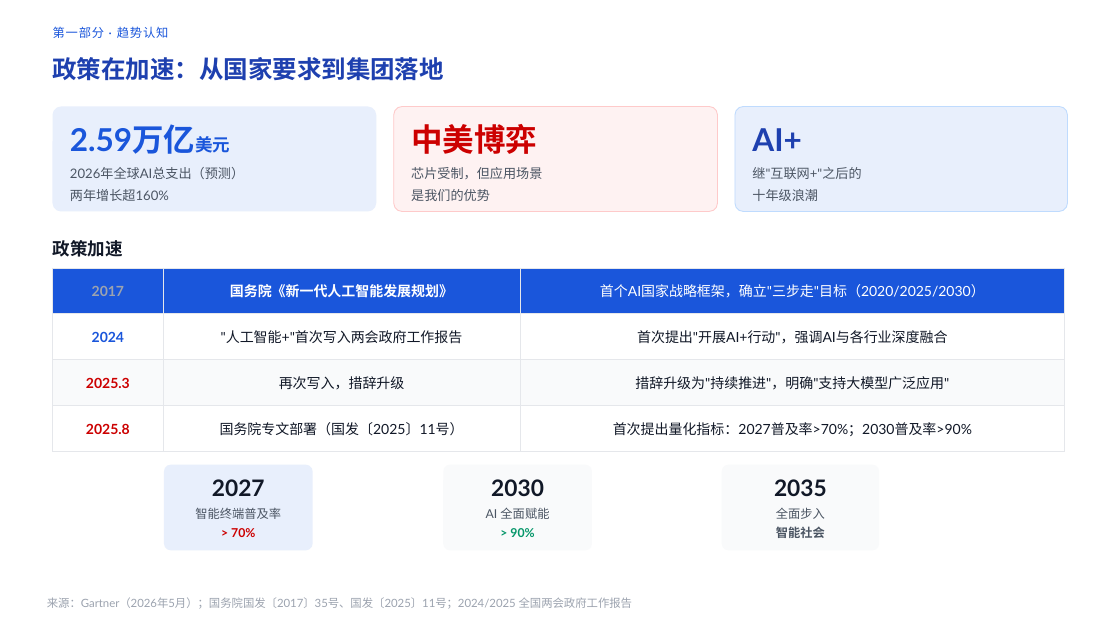
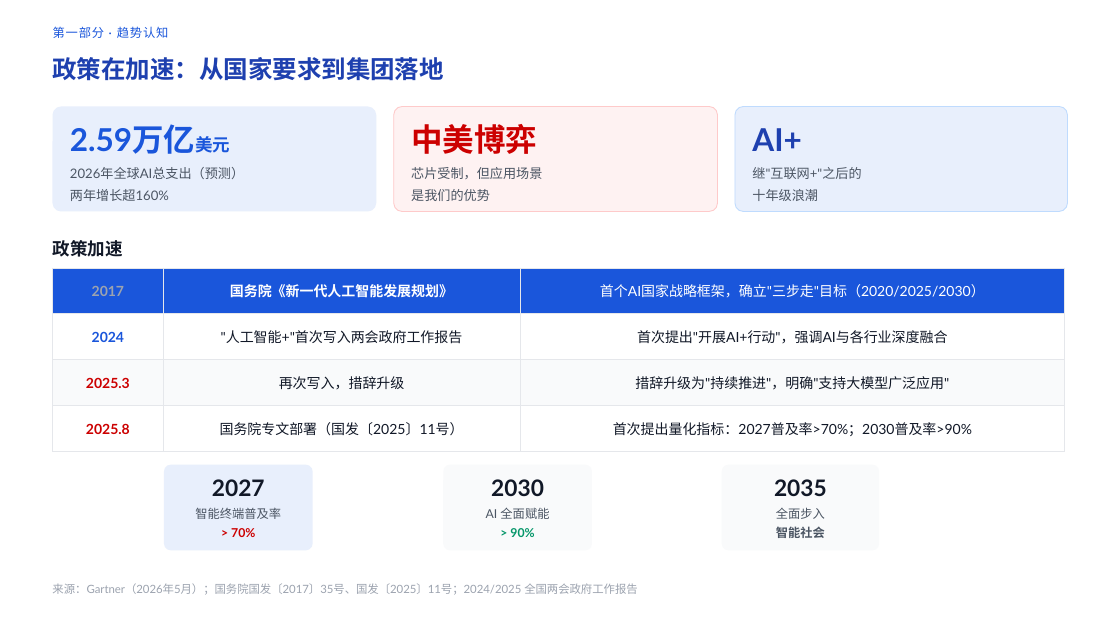
Before and after one commit to forestrain-git/AI-Report, a slide deck: slide 4 of outputs/AI时代：我们的选择与行动.pptx. Drawn at 1120x630 pixels with LibreOffice and Linux fonts; fonts in the diff are those of the drawing. Boxes give left, top, right and bottom in pixels: in the first picture for what was removed or moved away, otherwise in the second. Text is boxed around its words. In the diff, an @@ line names an element or a change of style, - is before the commit and + after.

Commit message:
pptx: reposition all source text to bottom-left
- 统一所有6处来源文字的位置：
  L=762000（左边距），底部距离幻灯片底边0.22英寸
- 受影响页面：Slide 4/5/6/8/9/10
- 原Slide 6/8/9的来源位于T=6350000~6413500（中下方），
  现已下移至与Slide 4/5一致的底部对齐

```diff
--- a/outputs/AI时代：我们的选择与行动.pptx
+++ b/outputs/AI时代：我们的选择与行动.pptx
@@ text "来源：Gartner（2026年5月）；国务院国发〔2017〕35号、国发〔2025〕11号；2024/2025 全国两 ...": place and size @@
-text "来源：Gartner（2026年5月）；国务院国发〔2017〕35号、国发〔2025〕11号；2024/2025 全国两 ..." at [47,597,632,609]
+text "来源：Gartner（2026年5月）；国务院国发〔2017〕35号、国发〔2025〕11号；2024/2025 全国两 ..." at [52,583,637,595]
```
Also in this commit, not shown: 4 other slides changed.
